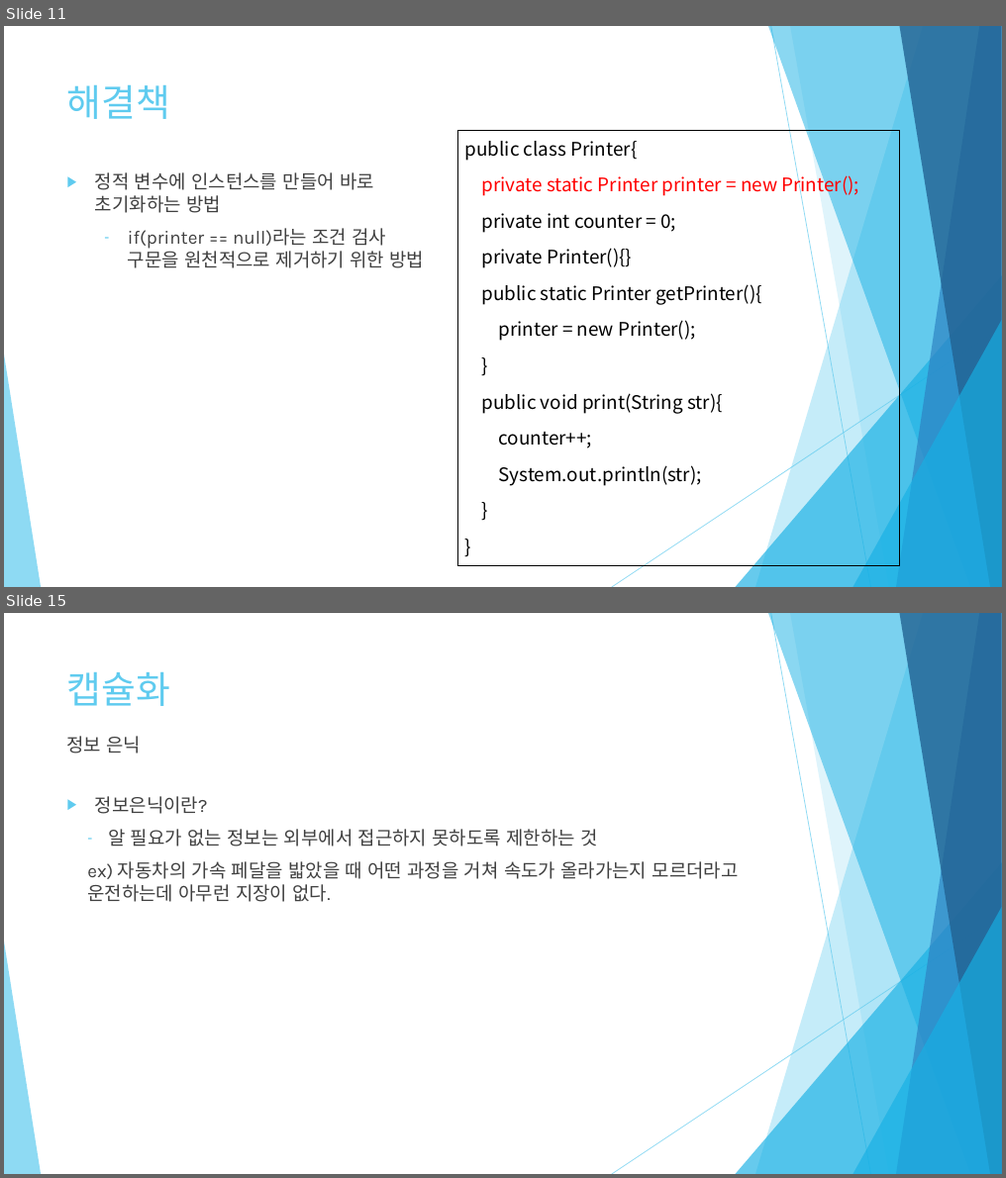
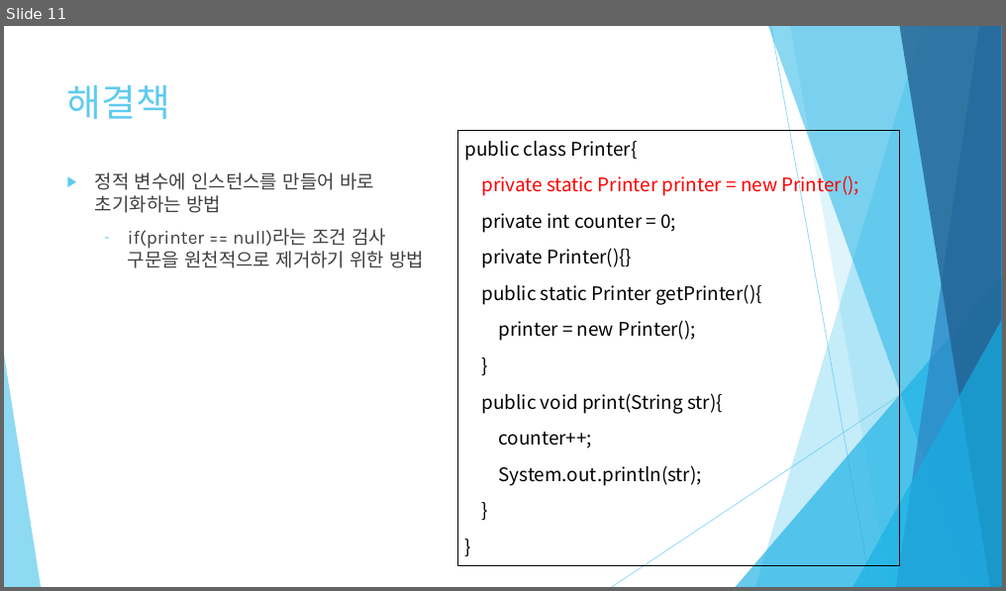
Before and after one commit to y3s-study/design-pattern, a slide deck: Chap6/JAVA 객체 지향 디자인 패턴 6장.pptx. Shown one above the other, each under a label of ours: slides 11 and 15 before the commit, slide 11 after it; the slides between them are not shown. The pictures are 1006x1178 and 1006x591 pixels, drawn with LibreOffice and Linux fonts; fonts in the diff are those of the drawing. Boxes give left, top, right and bottom in pixels: in the first picture for what was removed or moved away, otherwise in the second. Text is boxed around its words. In the diff, an @@ line names an element or a change of style, - is before the commit and + after.

```diff
--- a/Chap6/JAVA 객체 지향 디자인 패턴 6장.pptx
+++ b/Chap6/JAVA 객체 지향 디자인 패턴 6장.pptx
@@ slide 15 removed at box(4, 613, 1002, 1174), background #FFFFFF; not listed: 10 template elements that a slide beside it also shows @@
@@ title removed at box(67, 672, 170, 706) @@
-캡슐화
@@ text removed at box(67, 736, 142, 754) @@
-정보 은닉
@@ text removed at box(87, 796, 739, 902) @@
-▶ 정보은닉이란?
-– 알 필요가 없는 정보는 외부에서 접근하지 못하도록 제한하는 것
-ex) 자동차의 가속 페달을 밟았을 때 어떤 과정을 거쳐 속도가 올라가는지 모르더라고 운전하는데 아무런 지장이 없다.
```
Also in this commit, not shown: 2 slides changed, 5 slides added, 16 other slides removed.
